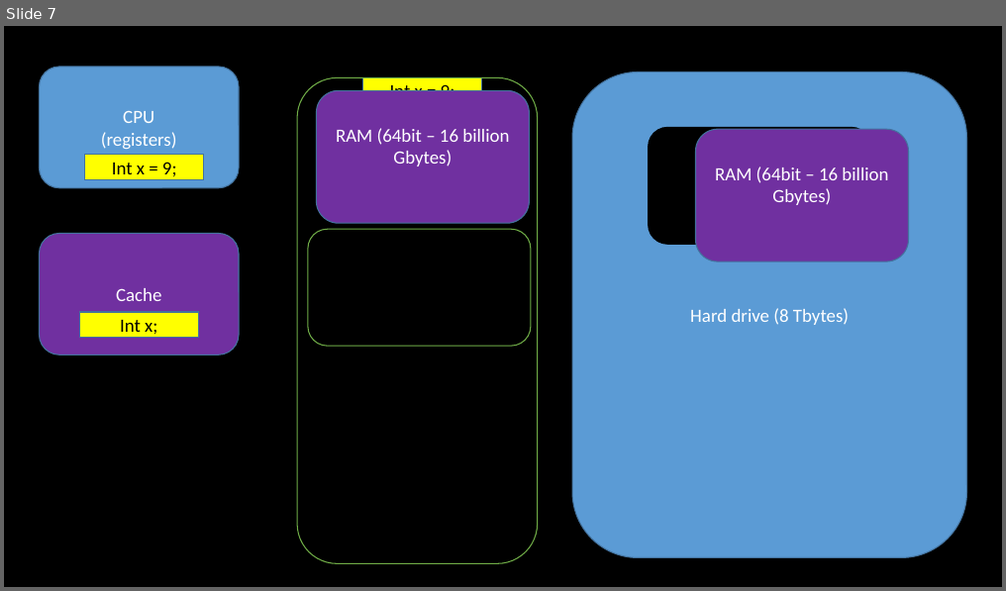
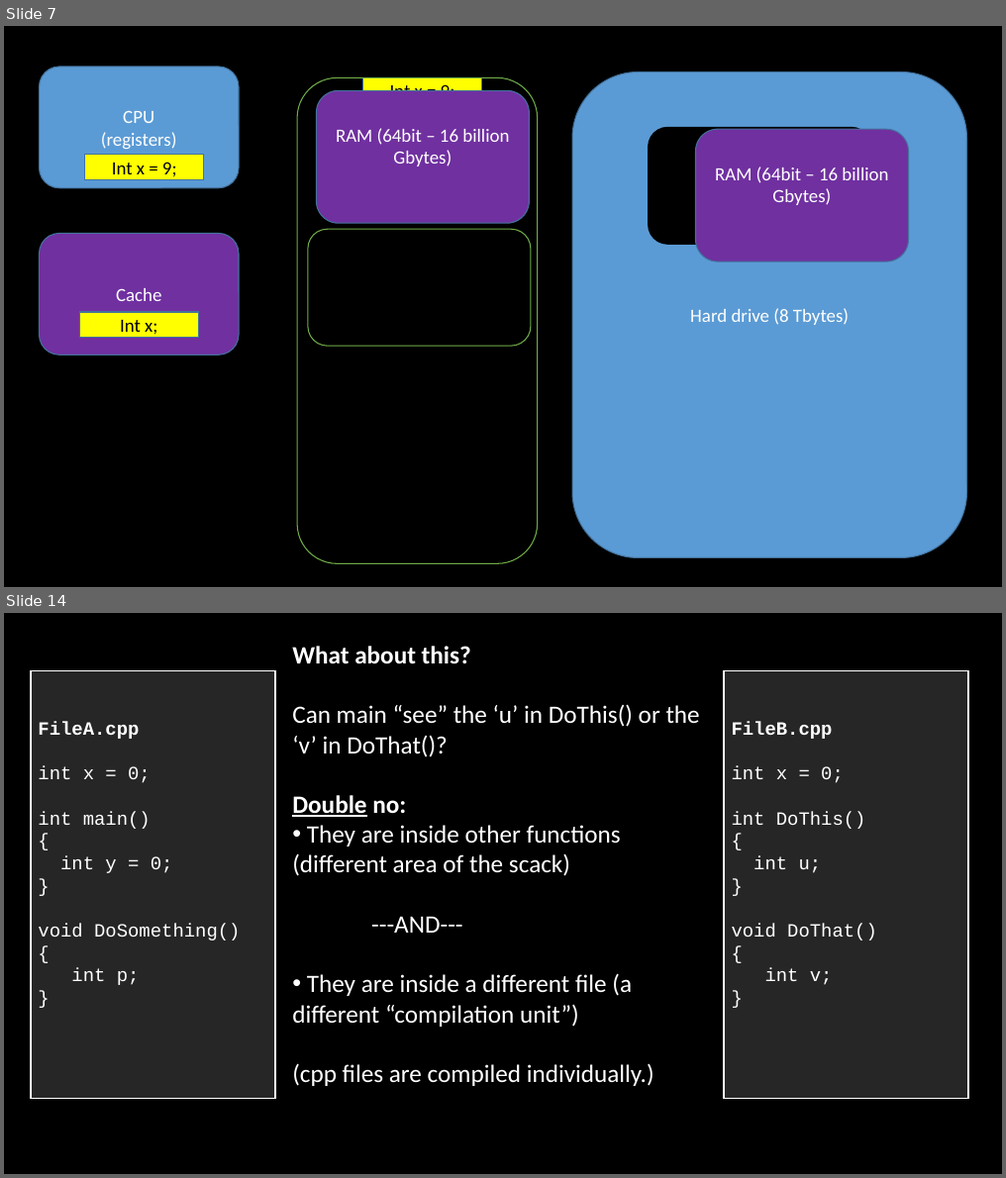
Before and after one commit to Valpz1130/1156_W2021, a slide deck: Day to Day/W05-6 (February 16+18)/W06_Functions_Methods_passing_returning.pptx. Shown one above the other, each under a label of ours: slide 7 before the commit, slides 7 and 14 after it; the slides between them are not shown. The pictures are 1006x591 and 1006x1178 pixels, drawn with LibreOffice and Linux fonts; fonts in the diff are those of the drawing. Boxes give left, top, right and bottom in pixels: in the first picture for what was removed or moved away, otherwise in the second. Text is boxed around its words. In the diff, an @@ line names an element or a change of style, - is before the commit and + after.

```diff
--- a/Day to Day/W05-6 (February 16+18)/W06_Functions_Methods_passing_returning.pptx
+++ b/Day to Day/W05-6 (February 16+18)/W06_Functions_Methods_passing_returning.pptx
@@ slide 14 added at (4, 613, 1002, 1174), background #000000 @@
@@ rectangle added at (31, 671, 275, 1099), fill #262626, outline #FFFFFF 1.5 pt, 18 pt, text #FFFFFF @@
+FileA.cpp
+int x = 0;
+int main()
+{
+int y = 0;
+}
+void DoSomething()
+{
+int p;
+}
@@ text added at (292, 646, 700, 1086), 24 pt, text #FFFFFF @@
+What about this?
+Can main “see” the ‘u’ in DoThis() or the ‘v’ in DoThat()?
+Double no:
+• They are inside other functions (different area of the scack)
+---AND---
+• They are inside a different file (a different “compilation unit”)
+(cpp files are compiled individually.)
@@ rectangle added at (724, 671, 969, 1099), fill #262626, outline #FFFFFF 1.5 pt, 18 pt, text #FFFFFF @@
+FileB.cpp
+int x = 0;
+int DoThis()
+{
+int u;
+}
+void DoThat()
+{
+int v;
+}
```
Also in this commit, not shown: 21 other slides added, 12 other files.
